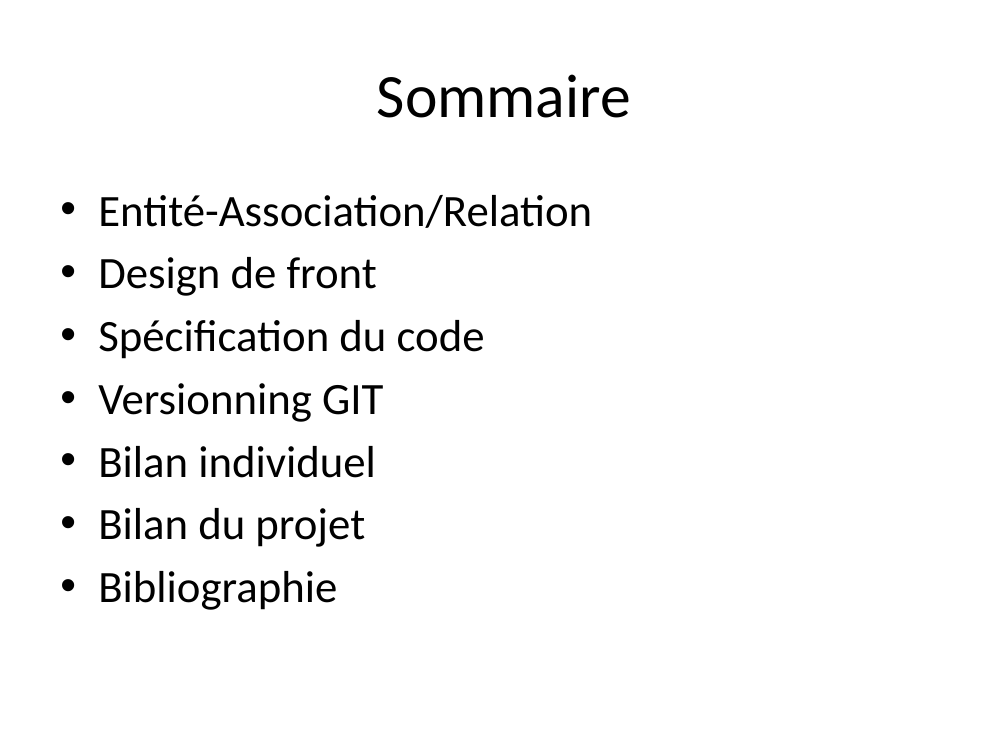
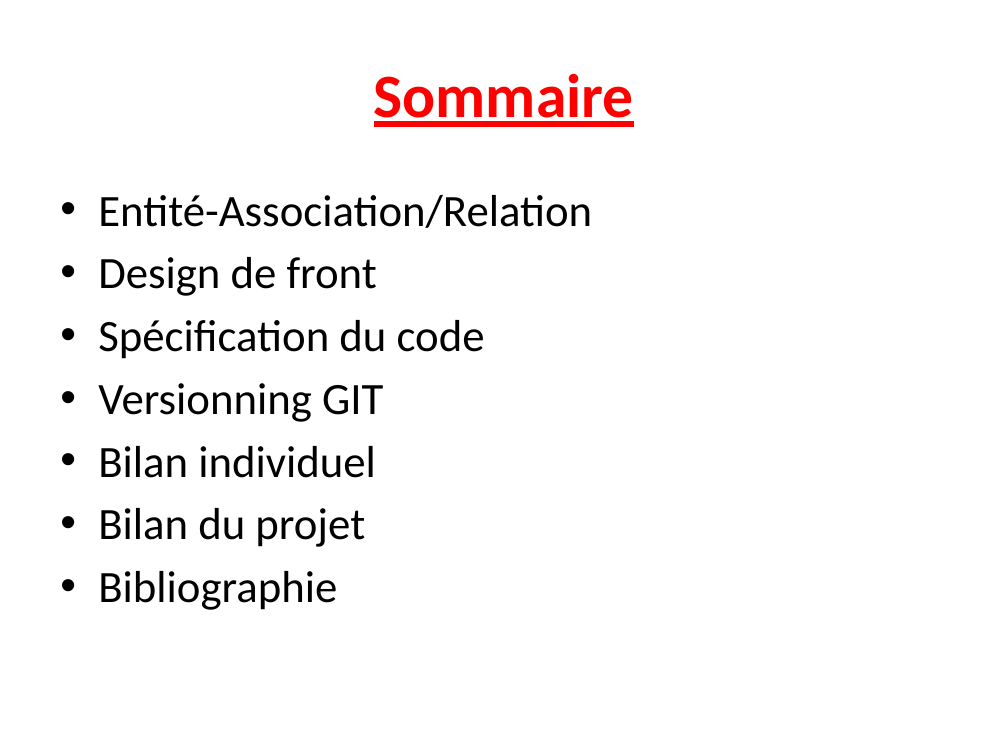
Before and after one commit to albedmds/web, a slide deck: slide 2 of Projet/Rendu final diapo.pptx. Drawn at 1008x756 pixels with LibreOffice and Linux fonts; fonts in the diff are those of the drawing. Boxes give left, top, right and bottom in pixels: in the first picture for what was removed or moved away, otherwise in the second. Text is boxed around its words. In the diff, an @@ line names an element or a change of style, - is before the commit and + after.

```diff
--- a/Projet/Rendu final diapo.pptx
+++ b/Projet/Rendu final diapo.pptx
@@ title "Sommaire" at bbox=[374, 73, 634, 127]: text colour #000000 to #FF0000, bold on, underline on @@
```
Also in this commit, not shown: 9 other slides changed, 5 slides added, 1 slide removed.
